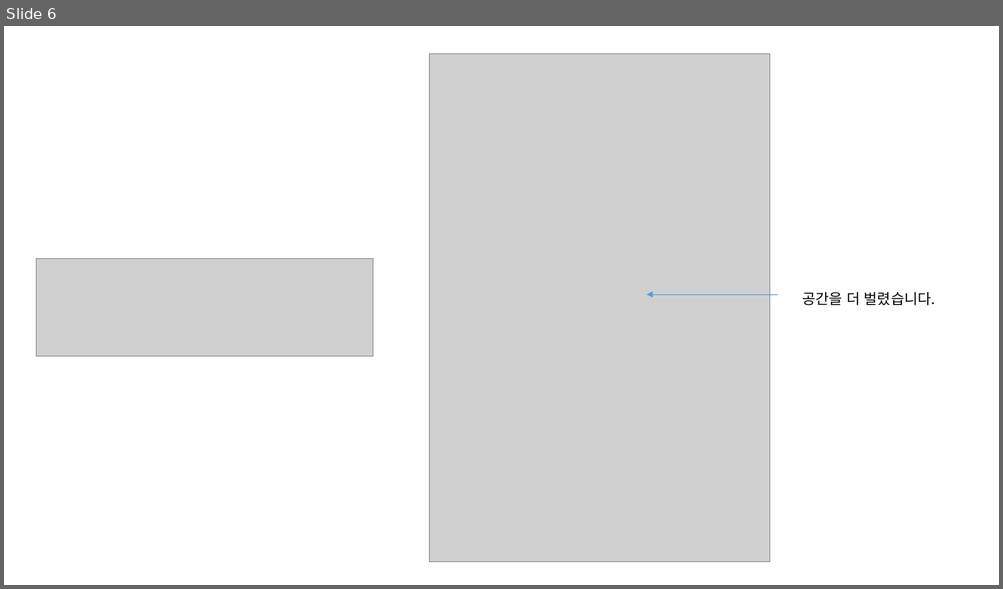
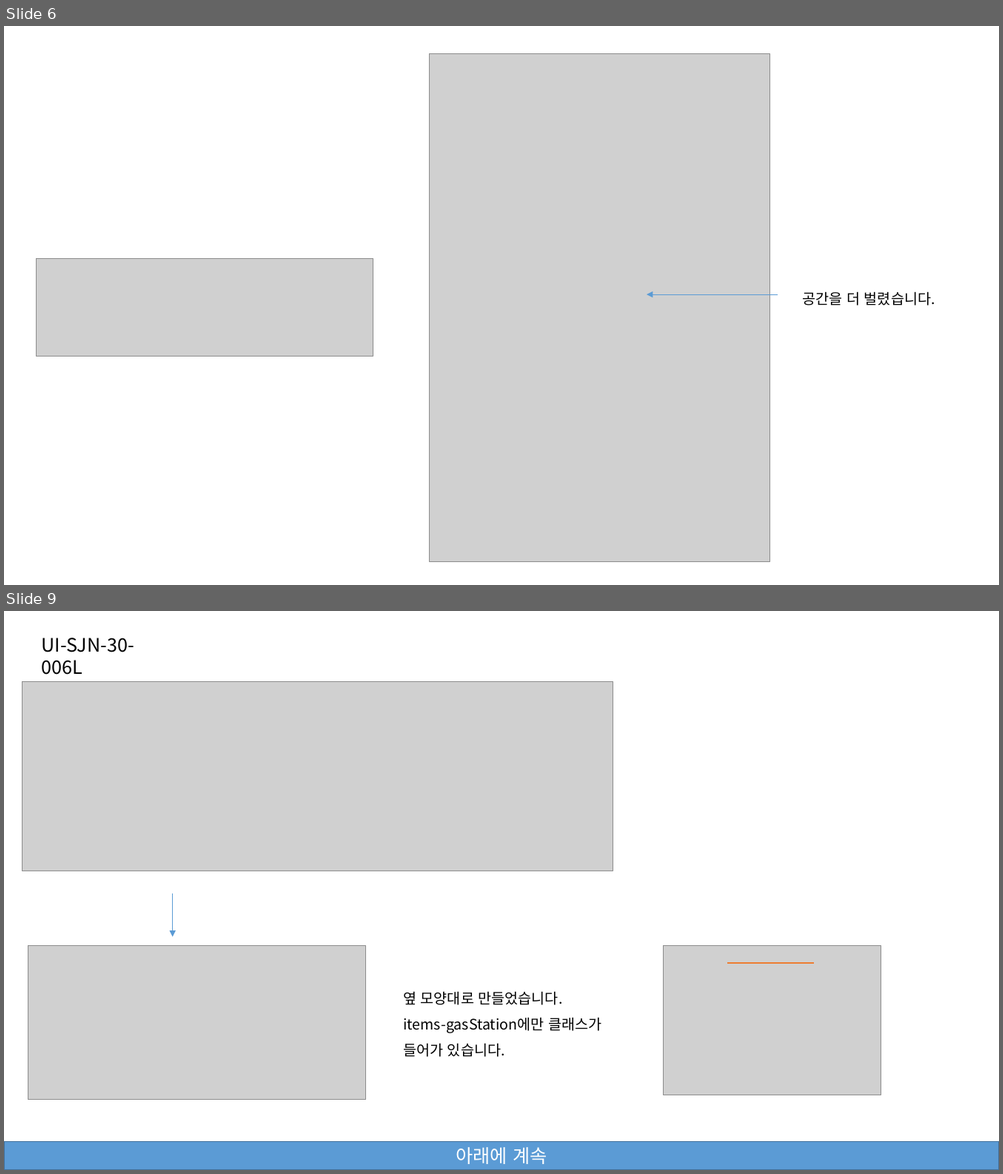
Before and after one commit to jeoungGyy/sejong, a slide deck: ppt/04-05.pptx. Shown one above the other, each under a label of ours: slide 6 before the commit, slides 6 and 9 after it; the slides between them are not shown. The pictures are 1003x589 and 1003x1174 pixels, drawn with LibreOffice and Linux fonts; fonts in the diff are those of the drawing; grey boxes stand for pictures. Boxes give left, top, right and bottom in pixels: in the first picture for what was removed or moved away, otherwise in the second. Text is boxed around its words. In the diff, an @@ line names an element or a change of style, - is before the commit and + after.

Commit message:
items-mapInfo

```diff
--- a/ppt/04-05.pptx
+++ b/ppt/04-05.pptx
@@ slide 9 added at [4,611,999,1170], background #FFFFFF @@
@@ text added at [42,638,135,675], 18 pt, text #000000 @@
+UI-SJN-30-006L
@@ picture added at [22,682,613,871] @@
@@ arrow added from (173, 894) to (173, 937), #5B9BD5 0.5 pt @@
@@ picture added at [28,946,365,1099] @@
@@ picture added at [663,946,881,1095] @@
@@ line added from (727, 963) to (814, 963), #ED7D31 1.5 pt @@
@@ text added at [403,991,601,1057], 14 pt, text #000000 @@
+옆 모양대로 만들었습니다.
+items-gasStation에만 클래스가
+들어가 있습니다.
@@ rectangle added at [4,1142,999,1170], fill #5B9BD5, outline #43739E 1 pt, 18 pt, text #FFFFFF @@
+아래에 계속
```
Also in this commit, not shown: 6 other slides added, 4 other files.
